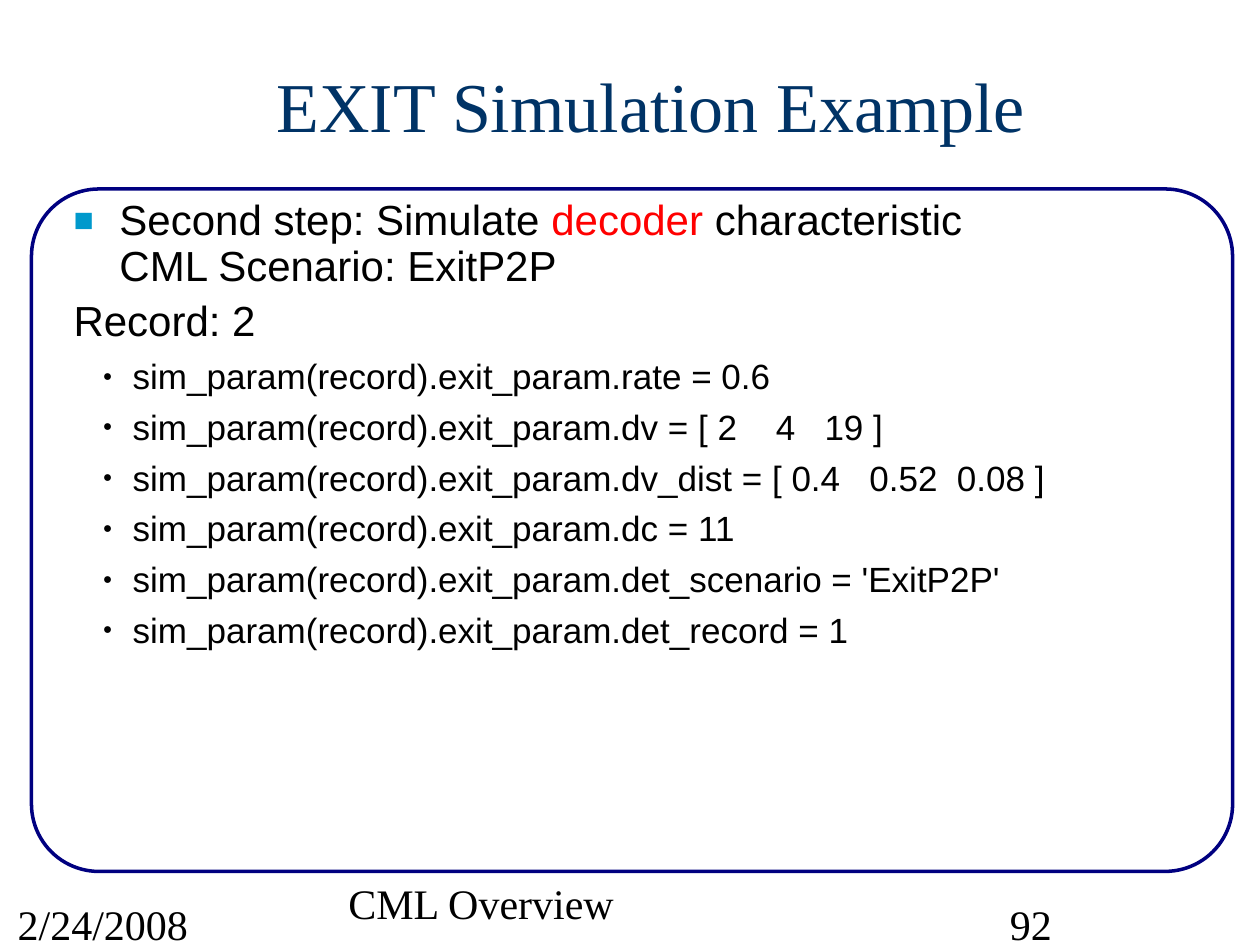
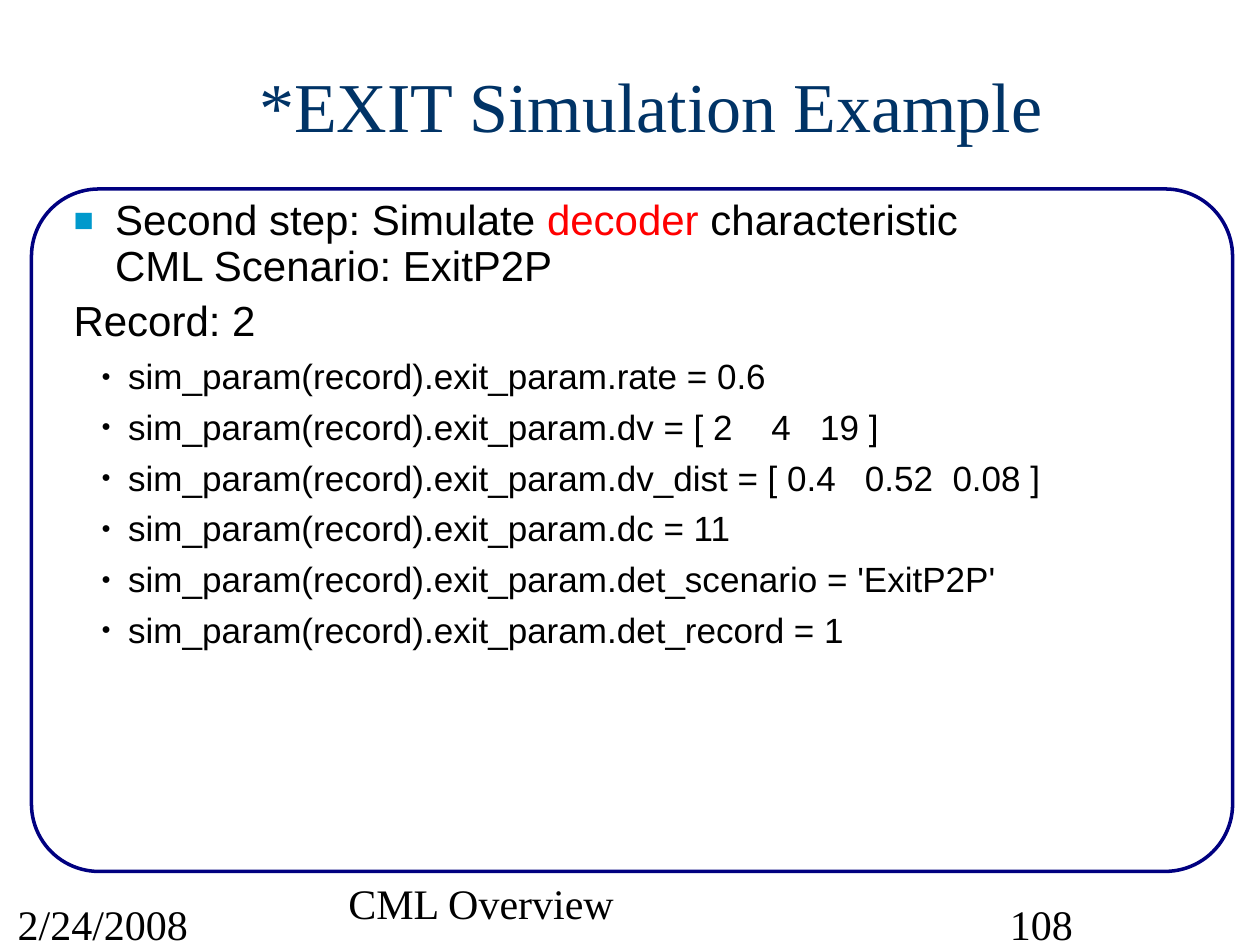
Before and after one commit to wvu-wcrl/PCS, a slide deck: slide 108 of pcs/projects/cml/doc/src/CMLoverview.ppt (slide 92 before the commit). Drawn at 1260x945 pixels with LibreOffice and Linux fonts; fonts in the diff are those of the drawing. Boxes give left, top, right and bottom in pixels: in the first picture for what was removed or moved away, otherwise in the second. Text is boxed around its words. In the diff, an @@ line names an element or a change of style, - is before the commit and + after.

Commit message:
Bug fix in J() mutual information function. Modification to DncTwrc, LdpcHmat, ExitP2P scenario files.

```diff
--- a/pcs/projects/cml/doc/src/CMLoverview.ppt
+++ b/pcs/projects/cml/doc/src/CMLoverview.ppt
@@ title at bbox=[259, 83, 1042, 146]: text changed @@
-EXIT Simulation Example
+*EXIT Simulation Example
@@ text "Second step: Simulate decoder characteristic ..." at bbox=[74, 204, 1021, 650]: indent changed @@
@@ page number at bbox=[1010, 912, 1073, 941]: text changed @@
-92
+108
```
Also in this commit, not shown: 92 other slides changed, 17 slides added, 4 other files.
